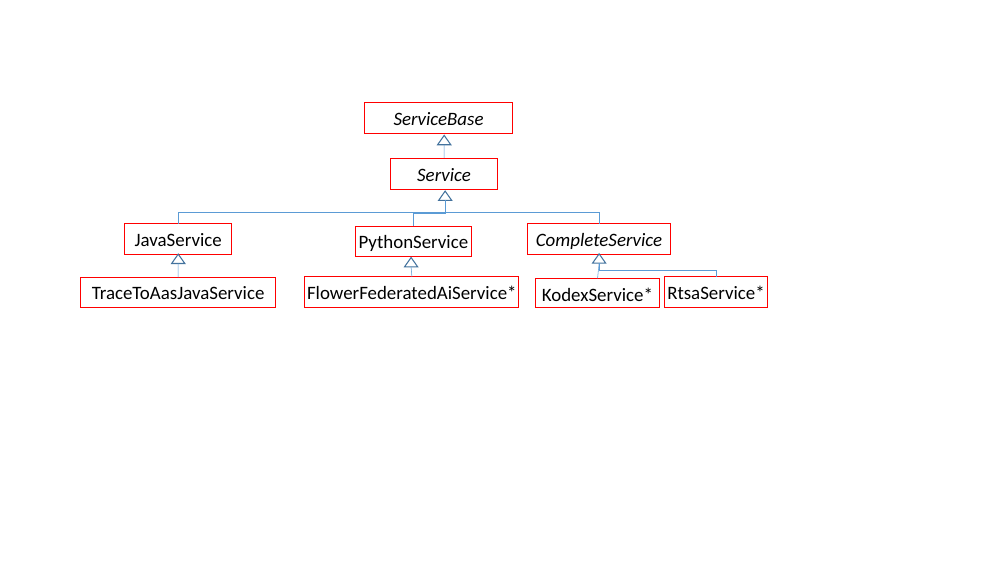
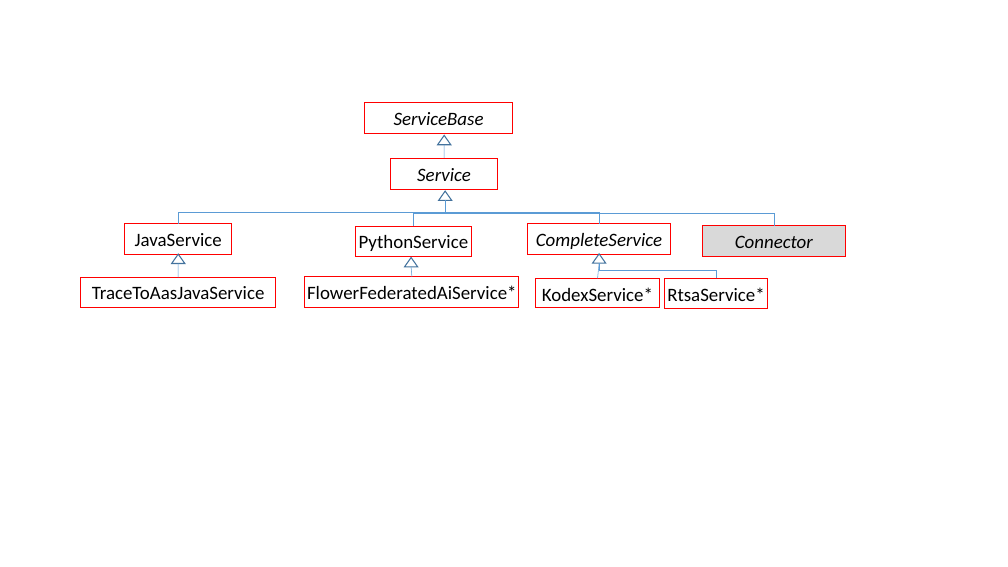
Before and after one commit to iip-ecosphere/platform, a slide deck: slide 14 of platform/documentation/src/HandbookFigures.pptx. Drawn at 1008x567 pixels with LibreOffice and Linux fonts; fonts in the diff are those of the drawing. Boxes give left, top, right and bottom in pixels: in the first picture for what was removed or moved away, otherwise in the second. Text is boxed around its words. In the diff, an @@ line names an element or a change of style, - is before the commit and + after.

```diff
--- a/platform/documentation/src/HandbookFigures.pptx
+++ b/platform/documentation/src/HandbookFigures.pptx
@@ elbow line added from (445, 200) to (774, 226), #5B9BD5 0.5 pt @@
@@ rectangle added at bbox=[702, 226, 845, 256], fill #D9D9D9, outline #FF0000 0.75 pt, 18 pt, text #000000, italic @@
+Connector
@@ elbow line (599, 263) - (716, 278): route changed @@
```
Also in this commit, not shown: 2 other slides changed, 1 slide added, 2 other files.
